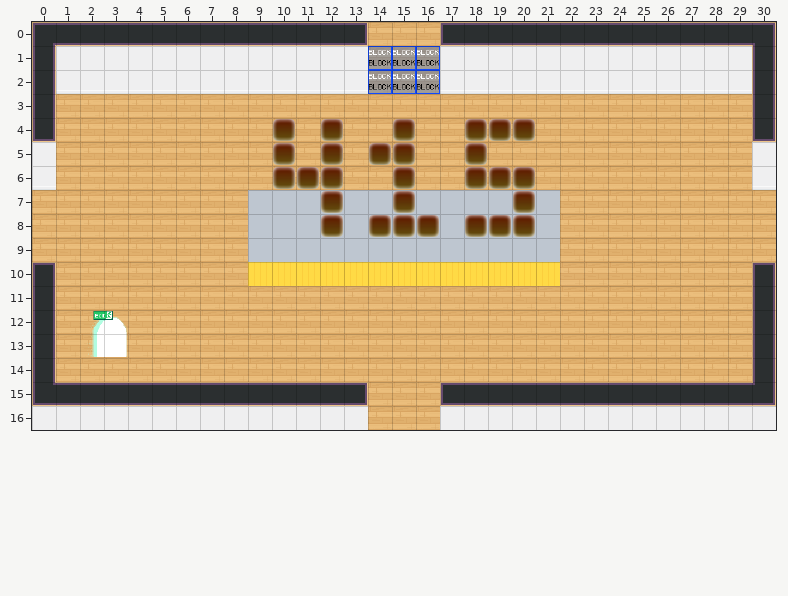
Level history. Tiled map (JSON): dist/map/415.json. This is how it looked before the edit.
Cells are 32x32 px. Shown: x 0..30, y 0..16.
The same view after the edit:
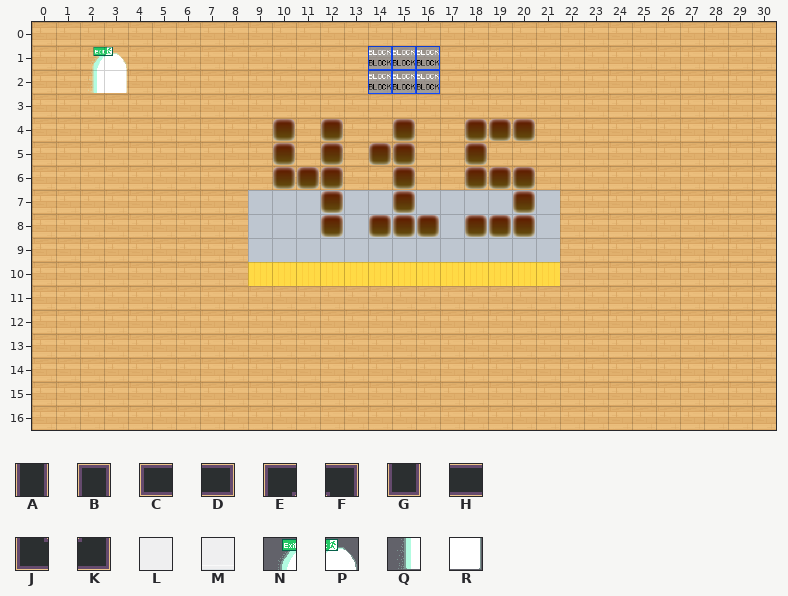
Key: from "tileset5_export": A 44, B 45, C 46, D 47, E 48, F 49, G 55, H 56, J 58, K 59, L 62, M 72; from "worldExit": N 0, P 1, Q 2, R 3.
_ is an empty cell, . an unchanged one.
Changes in this commit:
--- layer "walls" (now hidden)
@@ x 0..30 @@
- 0 EHHHHHHHHHHHHD...CHHHHHHHHHHHHF
- 1 ALLLLLLLLLLLLL...LLLLLLLLLLLLLA
- 2 AMMMMMMMMMMMMM...MMMMMMMMMMMMMA
- 3 A.............................A
- 4 G.............................G
- 5 L.............................L
- 6 M.............................M
+ 0 ______________...______________
+ 1 ______________...______________
+ 2 ______________...______________
+ 3 _............................._
+ 4 _............................._
+ 5 _............................._
+ 6 _............................._
@@ x 0..30 @@
-10 B.............................B
-11 A.............................A
-12 A.............................A
-13 A.............................A
-14 A.............................A
-15 JHHHHHHHHHHHHD...CHHHHHHHHHHHHK
-16 LLLLLLLLLLLLLL...LLLLLLLLLLLLLL
+10 _............................._
+11 _............................._
+12 _............................._
+13 _............................._
+14 _............................._
+15 ______________...______________
+16 ______________...______________
--- layer "LOBBYx"
@@ x 2..3 @@
- 1 __
- 2 __
+ 1 NP
+ 2 QR
@@ x 2..3 @@
-12 NP
-13 QR
+12 __
+13 __
Pixel boxes of the changes (left, top, right, bottom) in both pictures:
changed: (32, 22, 368, 190)
removed: (440, 22, 776, 190)
removed: (32, 262, 368, 430)
removed: (440, 262, 776, 430)
